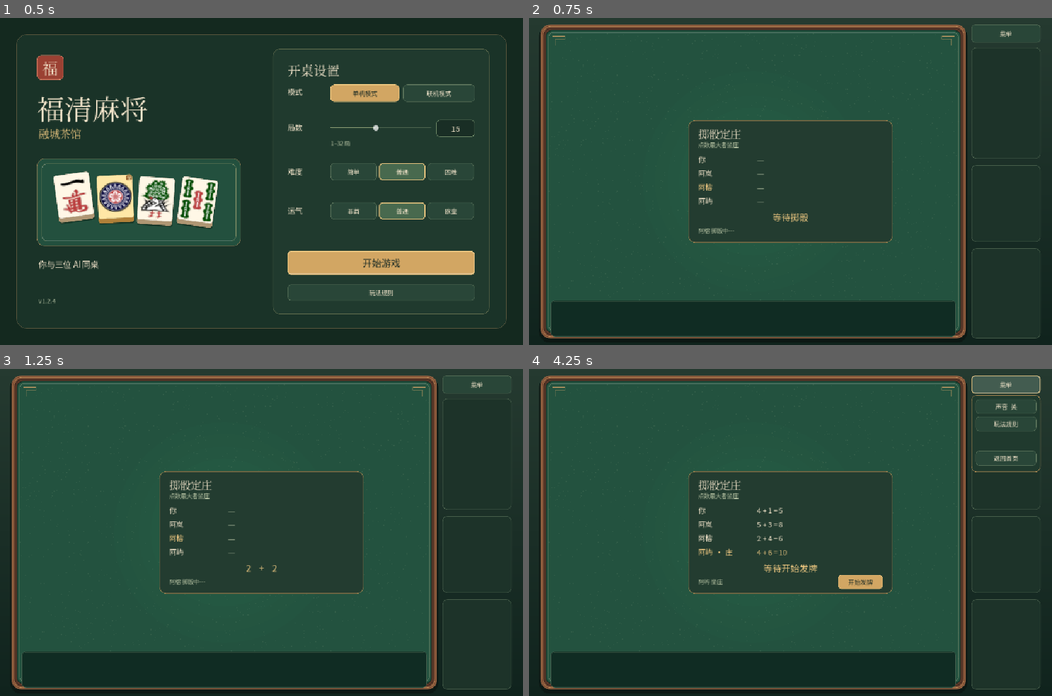
Above: before the commit, frames 1-4 (two rows, left to right).
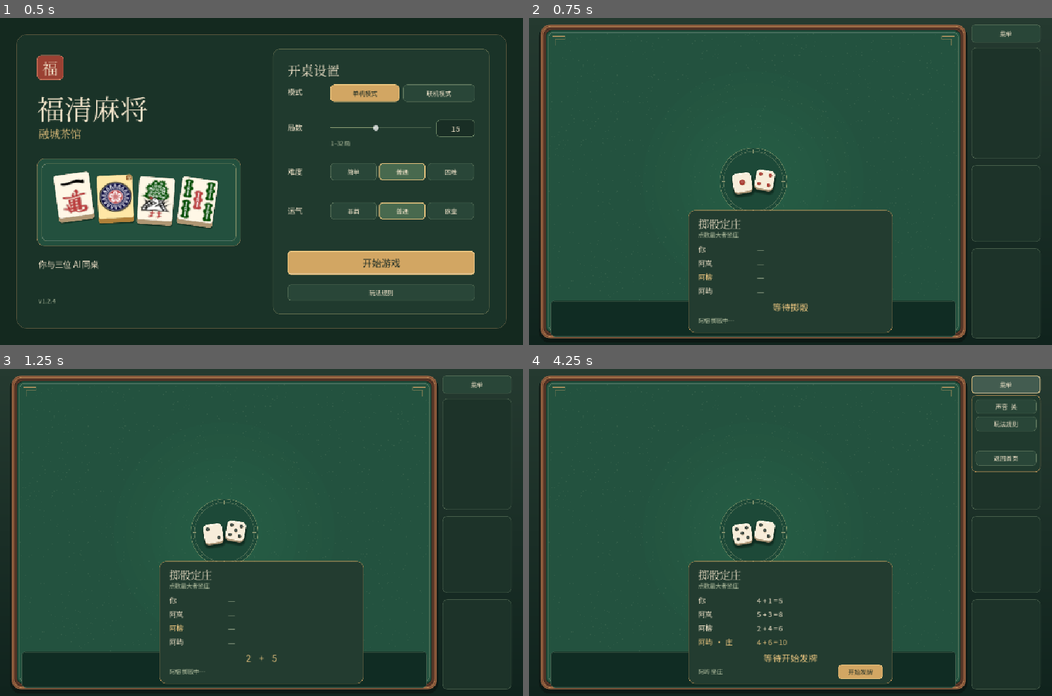
Above: after the commit, the same moments.

Repository: happiness763/fuqing-mahjong
Game: Godot game, scene res://table.tscn
Two runs of this game, one before a commit and one after it. Both use one fixed random seed, a clock stepped at 60 frames per second and the inputs below.
Inputs:
- Up to frame 1 (0.5 s): no input
- Up to frame 2 (0.75 s): click "开始游戏" at 0.5 s
- Up to frame 3 (1.25 s): no input
- Up to frame 4 (4.25 s): click "菜单" at 1.25 s; click "声音 开" at 2 s; click "掷骰" at 2.75 s; click "菜单" at 3.5 s

Frame 1 is identical in both runs. In frame 2, 10% of the frame differs, in the area x 30-70%, y 31-97%; in frame 3, 10%; in frame 4, 11%.

Commit message:
feat: show flowers on the hand and roll the center dice

Diff:
--- a/godot/scripts/game.gd
+++ b/godot/scripts/game.gd
@@ -26,6 +26,8 @@
 var gold_index := -1
 var dealer_rolls: Dictionary = {}
 var deal_flowers: Array = []
+var deal_initial_hands: Array = []
+var deal_draws: Array = []
 var last_flowers: Array = []
 var flower_revision := 0
 var _online := false
@@ -96,6 +98,8 @@
 		for seat in order:
 			players[seat].hand.append(wall.pop_front())
 	players[dealer].hand.append(wall.pop_front())
+	deal_initial_hands = players.map(func(player): return player.hand.duplicate())
+	deal_draws = []
 	if wall.is_empty():
 		indicator = -1
 		gold = -1
@@ -124,7 +128,9 @@
 		for seat in order:
 			for count in range(flower_debts[seat]):
 				var tile: int = wall.pop_back()
-				if Rules.is_flower(tile, gold):
+				var flower := Rules.is_flower(tile, gold)
+				deal_draws.append({"round": flower_round, "seat": seat, "tile": tile, "flower": flower})
+				if flower:
 					players[seat].flowers.append(tile)
 					deal_flowers.append({"round": flower_round, "seat": seat, "tile": tile})
 					next_debts[seat] += 1
@@ -692,6 +698,10 @@
 					meld.tiles = [-1, -1, -1, -1]
 		public_players.append(shown)
 	var sees_claim: bool = phase in ["opening", "robKong"] and online_actor() == seat
+	var visible_draws: Array = []
+	for draw in deal_draws:
+		if int(draw.seat) == seat or bool(draw.flower):
+			visible_draws.append(draw)
 	return {
 		"seat": seat, "dealer": dealer, "round": round_number, "gold": gold, "indicator": indicator,
 		"round_limit": round_limit, "table_finished": is_table_finished(),
@@ -703,5 +713,7 @@
 		"gold_dice": gold_dice.duplicate(), "gold_index": gold_index,
 		"dealer_rolls": dealer_rolls.duplicate(true),
 		"deal_flowers": deal_flowers.duplicate(true),
+		"deal_initial_hand": deal_initial_hands[seat].duplicate() if seat >= 0 and seat < deal_initial_hands.size() else [],
+		"deal_draws": visible_draws,
 		"last_flowers": last_flowers.duplicate(true), "flower_revision": flower_revision,
 	}
--- a/godot/scripts/online_room.gd
+++ b/godot/scripts/online_room.gd
@@ -687,8 +687,10 @@
 	_roll_ai_due_ms = -1
 	_game = Game.new(-1, _rounds, "normal", true, int(_roll_state.winner))
 	_game.dealer_rolls = _roll_state.duplicate(true)
-	var flowers: int = _game.view(0).get("deal_flowers", []).size()
-	_begin_stage(INTRO_MS + flowers * 320)
+	var view := _game.view(0)
+	var flowers: int = view.get("deal_flowers", []).size()
+	var draws: int = view.get("deal_draws", []).size()
+	_begin_stage(INTRO_MS + (flowers + draws) * 250 + 500)
 
 
 func _begin_stage(intro_ms := 0) -> void:
--- a/godot/scripts/table.gd
+++ b/godot/scripts/table.gd
@@ -56,15 +56,16 @@
 var intro_flowers := true
 var intro_gold := true
 var flower_timer: Timer
-var flower_panel: Panel
-var flower_slot: Control
-var flower_title: Label
-var flower_seat_label: Label
-var flower_queue: Array = []
+var flower_fx: Control
+var flower_sequence: Array = []
 var flower_index := 0
-var flower_mode := ""
 var flower_done: Callable
 var flower_active := false
+var flower_preview := false
+var flower_preview_hand: Array = []
+var flower_hold_drawn := false
+var flower_slide_tile := -1
+var flower_status_text := ""
 var draw_flower_active := false
 var last_flower_revision := -1
 var dealer_roll_panel: Panel
@@ -130,6 +131,10 @@
 	intro_timer.one_shot = true
 	add_child(intro_timer)
 	intro_timer.timeout.connect(advance_intro)
+	flower_fx = Control.new()
+	flower_fx.mouse_filter = Control.MOUSE_FILTER_IGNORE
+	flower_fx.z_index = 15
+	add_child(flower_fx)
 	flower_timer = Timer.new()
 	flower_timer.one_shot = true
 	add_child(flower_timer)
@@ -506,7 +511,7 @@
 
 
 func local_moves() -> Array:
-	if intro_active() or draw_flower_active or is_instance_valid(dealer_roll_panel):
+	if intro_active() or draw_flower_active or flower_active or is_instance_valid(dealer_roll_panel):
 		return []
 	if not online_view.is_empty():
 		if online_reconnecting or pending_stage == online_stage:
@@ -564,7 +569,8 @@
 
 
 func _build_dealer_roll_panel() -> void:
-	var dialog := panel(self, Rect2(390, 250, 500, 300), Color("#233c30"), Color("#ab8852"), 16)
+	board_art.set_dice(Vector2i(_display_rng.randi_range(1, 6), _display_rng.randi_range(1, 6)))
+	var dialog := panel(self, Rect2(390, 470, 500, 300), Color("#233c30"), Color("#ab8852"), 16)
 	dialog.z_index = 30
 	dealer_roll_panel = dialog
 	label(dialog, "掷骰定庄", Rect2(24, 14, 300, 36), 26, INK, HORIZONTAL_ALIGNMENT_LEFT, true)
@@ -683,11 +689,14 @@
 	for step in range(6):
 		if not is_instance_valid(dealer_roll_panel):
 			return
-		dealer_roll_dice_label.text = "%d    +    %d" % [_display_rng.randi_range(1, 6), _display_rng.randi_range(1, 6)]
+		var pair_display := Vector2i(_display_rng.randi_range(1, 6), _display_rng.randi_range(1, 6))
+		dealer_roll_dice_label.text = "%d    +    %d" % [pair_display.x, pair_display.y]
+		board_art.set_dice(pair_display)
 		await get_tree().create_timer(0.055).timeout
 	dealer_roll_animating = false
 	if is_instance_valid(dealer_roll_panel):
 		dealer_roll_dice_label.text = "%d + %d = %d" % [int(pair[0]), int(pair[1]), total]
+	board_art.set_dice(Vector2i(int(pair[0]), int(pair[1])))
 	if on_done.is_valid():
 		on_done.call()
 
@@ -799,18 +808,25 @@
 	if not intro.is_active():
 		finish_intro()
 		return
-	refresh()
 	if intro.stage == "flowers":
-		var events: Array = board_view().get("deal_flowers", [])
-		if events.is_empty():
+		var view := board_view()
+		var sequence: Array = []
+		for event in view.get("deal_flowers", []):
+			if int(event.get("round", 0)) == 0:
+				sequence.append({"kind": "initial", "seat": int(event.seat), "tile": int(event.tile), "round": 0})
+		for event in view.get("deal_draws", []):
+			sequence.append({"kind": "draw", "seat": int(event.seat), "tile": int(event.tile),
+				"flower": bool(event.flower), "round": int(event.round)})
+		if sequence.is_empty():
 			intro.advance()
 			finish_intro()
 		else:
-			play_flower_events(events, "opening", func():
+			start_flower_sequence(sequence, "opening", view.get("deal_initial_hand", []), func():
 				if is_instance_valid(intro):
 					intro.advance()
 				finish_intro())
 		return
+	refresh()
 	if intro.stage == "dice":
 		_animate_gold_dice()
 	intro_timer.start(_intro_delay(intro.stage))
@@ -830,59 +846,58 @@
 		board_art.set_dice(final)
 
 
-func play_flower_events(events: Array, mode: String, on_done: Callable) -> void:
+func start_flower_sequence(sequence: Array, mode: String, preview_hand: Array, on_done: Callable, hold_drawn := false) -> void:
 	cancel_flower_sequence()
-	if events.is_empty():
-		if on_done.is_valid():
-			on_done.call()
-		return
-	flower_queue = events.duplicate(true)
+	flower_sequence = sequence.duplicate(true)
 	flower_index = 0
-	flower_mode = mode
+	flower_preview = mode == "opening"
+	flower_preview_hand = preview_hand.duplicate()
 	flower_done = on_done
 	flower_active = true
-	flower_panel = panel(self, Rect2(430, 170, 420, 160), Color("#233c30"), Color("#ab8852"), 14)
-	flower_panel.z_index = 30
-	label(flower_panel, "福清麻将 · 融城茶馆", Rect2(20, 10, 380, 18), 12, GOLD)
-	flower_title = label(flower_panel, "", Rect2(20, 34, 380, 32), 24, INK, HORIZONTAL_ALIGNMENT_LEFT, true)
-	flower_seat_label = label(flower_panel, "", Rect2(20, 70, 250, 24), 16, MUTED)
-	flower_slot = Control.new()
-	flower_slot.position = Vector2(330, 52)
-	flower_slot.size = Vector2(60, 80)
-	flower_slot.mouse_filter = Control.MOUSE_FILTER_IGNORE
-	flower_panel.add_child(flower_slot)
-	label(flower_panel, "点击画面可跳过", Rect2(20, 132, 380, 18), 12, MUTED)
-	_show_flower_event()
-	flower_timer.start(0.32)
-
-
-func _show_flower_event() -> void:
-	if flower_index < 0 or flower_index >= flower_queue.size():
-		return
-	var event: Dictionary = flower_queue[flower_index]
+	flower_hold_drawn = hold_drawn
+	flower_slide_tile = -1
+	flower_status_text = "摸到花"
+	if flower_sequence.is_empty():
+		_finish_flower_sequence()
+		return
+	_show_flower_step()
+	flower_timer.start(0.22)
+
+
+func _show_flower_step() -> void:
+	if not flower_active or flower_index < 0 or flower_index >= flower_sequence.size():
+		return
+	flower_slide_tile = -1
+	var event: Dictionary = flower_sequence[flower_index]
+	var seat := int(event.get("seat", 0))
+	var tile_number := int(event.get("tile", -1))
 	var round_number := int(event.get("round", 0))
-	if round_number == 0:
-		flower_title.text = "摸到花"
-	elif flower_mode == "opening":
-		flower_title.text = "第 %d 轮补花" % round_number
+	var kind: String = String(event.get("kind", "draw_flower"))
+	if kind == "initial":
+		flower_status_text = "摸到花"
+		if seat == 0 and flower_preview:
+			flower_preview_hand.erase(tile_number)
+		pop_flower(seat, tile_number)
+	elif kind == "draw" and not bool(event.get("flower", false)):
+		flower_status_text = "第 %d 轮补花" % round_number
+		if seat == 0 and flower_preview:
+			flower_preview_hand.append(tile_number)
+			flower_slide_tile = tile_number
 	else:
-		flower_title.text = "第 %d 次补花" % round_number
-	flower_seat_label.text = player_name(int(event.get("seat", 0)))
-	for child in flower_slot.get_children():
-		child.queue_free()
-	var gold := int(board_view().get("gold", -1))
-	tile(flower_slot, int(event.get("tile", -1)), Rect2(0, 0, 54, 72), gold)
+		flower_status_text = ("第 %d 轮补花" % round_number) if flower_preview else ("第 %d 次补花" % round_number)
+		pop_flower(seat, tile_number)
+	refresh()
 
 
 func advance_flower() -> void:
 	if not flower_active:
 		return
 	flower_index += 1
-	if flower_index >= flower_queue.size():
+	if flower_index >= flower_sequence.size():
 		_finish_flower_sequence()
 	else:
-		_show_flower_event()
-		flower_timer.start(0.32)
+		_show_flower_step()
+		flower_timer.start(0.22)
 
 
 func _finish_flower_sequence() -> void:
@@ -890,13 +905,10 @@
 		return
 	flower_active = false
 	flower_timer.stop()
-	if is_instance_valid(flower_panel):
-		flower_panel.queue_free()
-	flower_panel = null
-	flower_slot = null
-	flower_title = null
-	flower_seat_label = null
-	flower_queue = []
+	flower_preview = false
+	flower_preview_hand = []
+	flower_hold_drawn = false
+	flower_sequence = []
 	var callback := flower_done
 	flower_done = Callable()
 	if callback.is_valid():
@@ -906,14 +918,33 @@
 func cancel_flower_sequence() -> void:
 	flower_active = false
 	flower_timer.stop()
-	if is_instance_valid(flower_panel):
-		flower_panel.queue_free()
-	flower_panel = null
-	flower_slot = null
-	flower_title = null
-	flower_seat_label = null
-	flower_queue = []
+	flower_sequence = []
+	flower_preview = false
+	flower_preview_hand = []
+	flower_hold_drawn = false
+	flower_slide_tile = -1
+	flower_status_text = ""
 	flower_done = Callable()
+	if is_instance_valid(flower_fx):
+		for child in flower_fx.get_children():
+			child.queue_free()
+
+
+func pop_flower(seat: int, tile_number: int) -> void:
+	if tile_number < 0 or not is_instance_valid(flower_fx):
+		return
+	var positions := [Vector2(990, 700), Vector2(930, 355), Vector2(760, 80), Vector2(120, 355)]
+	var pos: Vector2 = positions[clampi(seat, 0, 3)]
+	var node := tile(flower_fx, tile_number, Rect2(pos, Vector2(52, 69)), int(board_view().get("gold", -1)))
+	node.z_index = 16
+	node.pivot_offset = node.size * 0.5
+	node.scale = Vector2(0.6, 0.6)
+	var animation := node.create_tween()
+	animation.tween_property(node, "scale", Vector2(1.12, 1.12), 0.1).set_trans(Tween.TRANS_BACK).set_ease(Tween.EASE_OUT)
+	animation.tween_property(node, "scale", Vector2(1.0, 1.0), 0.1)
+	animation.tween_interval(0.12)
+	animation.tween_property(node, "modulate:a", 0.0, 0.12)
+	animation.tween_callback(node.queue_free)
 
 
 func finish_intro() -> void:
@@ -1042,9 +1073,16 @@
 		var events: Array = view.get("last_flowers", [])
 		if not events.is_empty():
 			draw_flower_active = true
-			play_flower_events(events, "draw", func():
+			var sequence: Array = []
+			for event in events:
+				sequence.append({"kind": "draw_flower", "seat": int(event.seat), "tile": int(event.tile), "round": int(event.round)})
+			var drawn_tile := int(view.get("drawn", -1))
+			var drawer := int(view.get("current", -1))
+			start_flower_sequence(sequence, "draw", [], func():
 				draw_flower_active = false
-				refresh(true))
+				flower_hold_drawn = false
+				flower_slide_tile = drawn_tile if drawer == 0 else -1
+				refresh(true), drawn_tile >= 0 and drawer == 0)
 	clear_board()
 	dynamic = Control.new()
 	dynamic.mouse_filter = Control.MOUSE_FILTER_IGNORE
@@ -1071,7 +1109,7 @@
 	if not view.result.is_empty():
 		if shown_round != view.round and not is_instance_valid(modal):
 			show_result()
-	elif online_view.is_empty() and not is_instance_valid(modal) and not intro_running and not draw_flower_active:
+	elif online_view.is_empty() and not is_instance_valid(modal) and not intro_running and not draw_flower_active and not flower_active:
 		for seat in range(1, 4):
 			if not game.actions(seat).is_empty():
 				ai_timer.start(0.54 if view.phase == "turn" else 0.25)
@@ -1364,16 +1402,23 @@
 func draw_hand(view: Dictionary, moves: Array, deal: bool, drew: bool) -> void:
 	var playable := moves.filter(func(move): return move.type == "discard" or is_swap(move)).map(
 		func(move): return move.tile)
-	var hand: Array = view.players[0].hand.duplicate()
-	if intro_visible_hand >= 0:
-		hand = hand.slice(0, mini(intro_visible_hand, hand.size()))
-	var has_draw: bool = view.drawn >= 0
+	var hand: Array
+	if flower_preview:
+		hand = flower_preview_hand.duplicate()
+	else:
+		hand = view.players[0].hand.duplicate()
+		if intro_visible_hand >= 0:
+			hand = hand.slice(0, mini(intro_visible_hand, hand.size()))
+		if flower_hold_drawn and view.drawn >= 0:
+			hand.erase(view.drawn)
+	var has_draw: bool = view.drawn >= 0 and not flower_hold_drawn and not flower_preview
 	if has_draw:
 		hand.pop_back()
 	hand.sort()
 	if has_draw:
 		hand.append(view.drawn)
 	var cursor := 549.0 - (hand.size() * 59 - 3 + (10 if has_draw else 0)) * 0.5
+	var slid := false
 	for index in range(hand.size()):
 		var number: int = hand[index]
 		var chosen := selected_index == index
@@ -1389,6 +1434,10 @@
 			slide(node, Vector2(0, 18), index * 0.017)
 		elif drew and drawn:
 			slide(node, Vector2(20, 0))
+		elif flower_slide_tile >= 0 and number == flower_slide_tile and not slid:
+			slide(node, Vector2(70, 0))
+			slid = true
+			flower_slide_tile = -1
 		cursor += 59
 
 
@@ -1471,7 +1520,10 @@
 	var options: Array = []
 	var detail := ""
 	var intro_running := intro_active()
-	if draw_flower_active:
+	if flower_active:
+		detail = flower_status_text if not flower_status_text.is_empty() else "补花中…"
+		options = []
+	elif draw_flower_active:
 		detail = "补花中…"
 		options = []
 	elif intro_running:
--- a/godot/tests/desktop_test.gd
+++ b/godot/tests/desktop_test.gd
@@ -249,10 +249,9 @@
 	check(not desk.intro_active() and desk.human_buttons.size() == desk.game.players[0].hand.size(),
 		"skip restores the full hand")
 	desk.game = Game.new(43, 2)
-	desk.game.deal_flowers = [
-		{"round": 0, "seat": 0, "tile": 27},
-		{"round": 1, "seat": 1, "tile": 28},
-	]
+	desk.game.deal_initial_hands = [[27, 10], [], [], []]
+	desk.game.deal_flowers = [{"round": 0, "seat": 0, "tile": 27}]
+	desk.game.deal_draws = [{"round": 1, "seat": 0, "tile": 22, "flower": false}]
 	desk.start_intro()
 	for index in range(4):
 		desk.intro.advance()
@@ -261,10 +260,12 @@
 	desk.refresh()
 	check(desk.intro.stage == "gold", "intro reaches the gold reveal")
 	desk.advance_intro()
-	check(desk.flower_active and is_instance_valid(desk.flower_panel), "opening flower animation starts")
-	check(desk.flower_title.text == "摸到花" and desk.flower_seat_label.text == "你",
-		"opening flower shows seat and round")
-	desk._finish_flower_sequence()
+	check(desk.flower_active and desk.flower_preview, "opening flower preview starts")
+	check(desk.flower_status_text == "摸到花", "opening flower shows the initial draw")
+	check(desk.flower_preview_hand == [10], "initial flower leaves the raw hand")
+	desk.advance_flower()
+	check(desk.flower_preview_hand.has(22), "replacement slides into the raw hand")
+	desk.advance_flower()
 	check(not desk.flower_active and desk.intro == null, "opening flower animation finishes the intro")
 	desk.game = Game.new(43)
 	desk.game.phase = "turn"
@@ -276,11 +277,11 @@
 	desk.game.flower_revision = 1
 	desk.last_flower_revision = 0
 	desk.refresh()
-	check(desk.draw_flower_active and is_instance_valid(desk.flower_panel), "draw flower animation starts")
-	check(desk.flower_title.text == "第 1 次补花", "draw flower shows the replacement round")
+	check(desk.draw_flower_active and desk.flower_active, "draw flower animation starts")
+	check(desk.flower_status_text == "第 1 次补花", "draw flower shows the replacement round")
 	check(desk.local_moves().is_empty(), "draw flower animation blocks moves")
 	desk._finish_flower_sequence()
-	check(not desk.draw_flower_active, "draw flower animation ends")
+	check(not desk.draw_flower_active and not desk.flower_active, "draw flower animation ends")
 	if DisplayServer.get_name() != "headless":
 		root.size = Vector2i(864, 540)
 		await create_timer(0.65).timeout
--- a/godot/tests/v124_opening_test.gd
+++ b/godot/tests/v124_opening_test.gd
@@ -109,6 +109,14 @@
 	check(game.gold == 34, "season gold")
 	check(game.deal_flowers.has({"round": 0, "seat": 1, "tile": 38}), "initial flower is round zero")
 	check(game.deal_flowers.has({"round": 1, "seat": 1, "tile": 39}), "replacement flower is round one")
+	check(38 in game.deal_initial_hands[1], "initial hand keeps the flower until it is replaced")
+	check(game.deal_draws.any(func(draw): return draw.seat == 1 and draw.tile == 39 and draw.flower),
+		"flower replacement draws are recorded")
+	check(game.deal_draws.any(func(draw): return draw.seat == 1 and draw.tile == 22 and not draw.flower),
+		"tile replacements are recorded")
+	check(game.view(0).deal_draws.any(func(draw): return draw.tile == 39), "public flower draw")
+	check(not game.view(0).deal_draws.any(func(draw): return draw.tile == 22),
+		"other seats' tile replacements stay private")
 
 
 func test_flower_draw_events() -> void:
Not shown, changed: docs/superpowers/specs/2026-11-12-godot-mahjong-flower-and-roll-design.md
Not shown, changed: release/更新说明-v1.2.4.md
